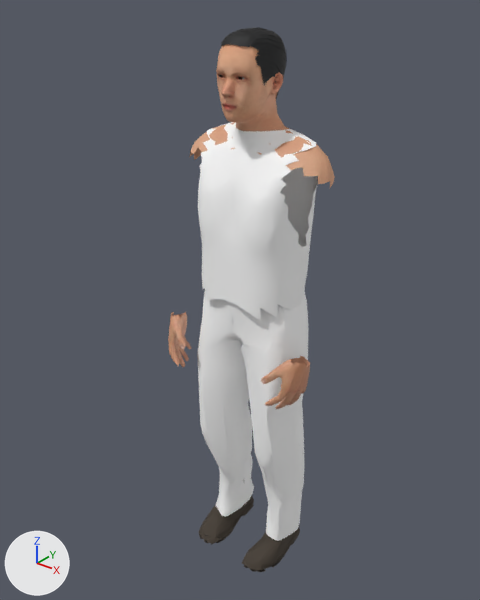
The glTF model packages/client/public/assets/characters/zion-crowd-male.glb, before and after one commit.
Before and after are seen from a camera (50 mm lens) standing at (2.81, -3.77, 4.64) and looking at (-0.02, -0.23, 2.45). Arrows for +X, +Y and +Z are at lower left; the lights stay in place. The first picture is the older version. Vertices at exactly the same position are counted once.

The first picture shows 'Zion hair', 'Zion shirt', 'Zion skin', 'Zion soles', 'Zion trousers'.
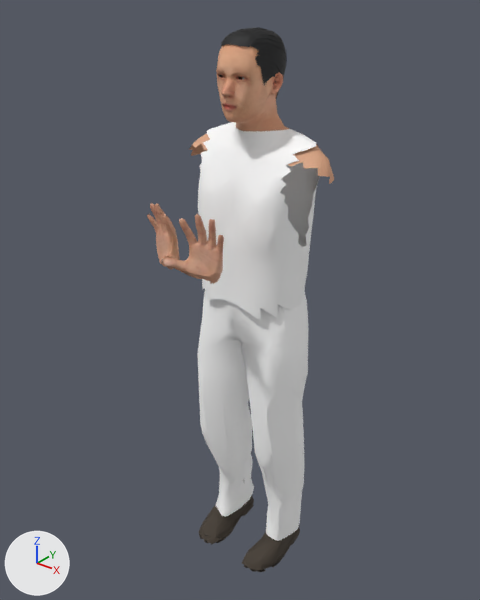
The newer file adds a shape key; the second version is drawn at full value of the shape key 'clap_closed' of 'Zion skin', and the change is written as the vertex moves it makes.

Boxes [x1, y1, x2, y2] around the edits, measured in the pictures (480 x 600 px; the box of a moved part takes in the faces that stretch with it):
'Zion skin', reshaped (12% wider, 34% shorter): before [168, 43, 335, 409]; after [147, 43, 334, 284]
part 1 of me_zion_skin, moved or reshaped: before [168, 312, 191, 367]; after [147, 203, 180, 269]
part 2 of me_zion_skin, moved or reshaped: before [261, 356, 310, 409]; after [163, 214, 224, 284]
part 3 of me_zion_skin, moved or reshaped: before [189, 122, 335, 187]; after [189, 125, 334, 184]

Diff of the bpy script that builds the scene:
```diff
--- a/packages/client/public/assets/characters/zion-crowd-male.glb.py
+++ b/packages/client/public/assets/characters/zion-crowd-male.glb.py
@@ me_zion_skin @@
 # used by ob_zion_skin; location = (0.0, 0.0, 0.0)
-me_zion_skin.from_pydata(...)  # 1622 vertices, 2910 faces; spans x -0.65..0.65, y -0.51..0.2, z 1.76..4.34
+me_zion_skin.from_pydata(...)  # 1622 vertices, 2910 faces; spans x -0.61..0.61, y -1.05..0.2, z 2.85..4.34
+# me_zion_skin part 1: 394 of 1622 vertices moved; they spanned x -0.65..-0.38, y -0.51..-0.23, z 1.76..2.21 and now span x -0.33..0.0, y -1.05..-0.76, z 2.85..3.34; mean shift (0.37, -0.48, 1.2); largest move (-0.47, -0.41, 1.76) -> (-0.17, -0.89, 3.34)
+# me_zion_skin part 2: 394 of 1622 vertices moved; they spanned x 0.38..0.65, y -0.51..-0.23, z 1.76..2.21 and now span x 0.0..0.33, y -1.05..-0.76, z 2.85..3.34; mean shift (-0.37, -0.48, 1.2); largest move (0.47, -0.41, 1.76) -> (0.17, -0.89, 3.34)
+# me_zion_skin part 3: 74 of 1622 vertices moved; they spanned x -0.6..0.6, y -0.22..0.2, z 3.39..3.71 and now span x -0.61..0.61, y -0.21..0.2, z 3.42..3.71; mean shift (0.0, 0.01, 0.0); largest move (-0.57, -0.16, 3.43) -> (-0.56, -0.16, 3.49)
 me_zion_skin.materials.append(mat_zion_skin)
```
